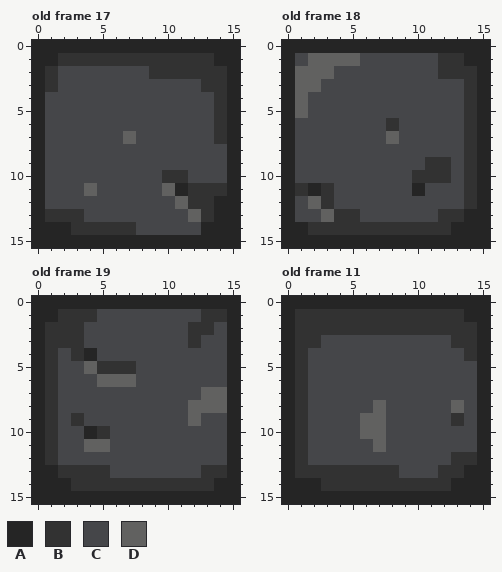
One commit to this pixel-art file: Aseprite/GroundTiles/Tileset_Dungeon.aseprite. That is the earlier state.
16x16 pixels, 20 frames. Shown: old frame 17, old frame 18, old frame 19, old frame 11. The commit also changed other frames, which this record leaves out.
Palette (. is transparent): A #252525  B #323232  C #454649  D #616160
Pixels before, old frame 17, first column x 0:
 0 AAAAAAAAAAAAAAAA
 1 AABBBBBBBBBBBBAA
 2 ABCCCCCCCBBBBBBA
 3 ABCCCCCCCCCCCBBA
 4 ACCCCCCCCCCCCCBA
 5 ACCCCCCCCCCCCCBA
 6 ACCCCCCCCCCCCCBA
 7 ACCCCCCDCCCCCCBA
 8 ACCCCCCCCCCCCCCA
 9 ACCCCCCCCCCCCCCA
10 ACCCCCCCCCBBCCCA
11 ACCCDCCCCCDABBBA
12 ACCCCCCCCCCDBBAA
13 ABBBCCCCCCCCDBAA
14 AAABBBBBCCCCCAAA
15 AAAAAAAAAAAAAAAA
Pixels before, old frame 18, first column x 0:
 0 AAAAAAAAAAAAAAAA
 1 ACDDDDCCCCCCBBAA
 2 ADDDCCCCCCCCBBBA
 3 ADDCCCCCCCCCCCBA
 4 ADCCCCCCCCCCCCBA
 5 ADCCCCCCCCCCCCBA
 6 ACCCCCCCBCCCCCBA
 7 ACCCCCCCDCCCCCBA
 8 ACCCCCCCCCCCCCBA
 9 ACCCCCCCCCCBBCBA
10 ACCCCCCCCCBBBCBA
11 ABABCCCCCCACCCBA
12 ACDBCCCCCCCCCCBA
13 ACCDBBCCCCCCBBAA
14 AABBBBBBBBBBBAAA
15 AAAAAAAAAAAAAAAA
Pixels before, old frame 19, first column x 0:
 0 AAAAAAAAAAAAAAAA
 1 AABBBCCCCCCCCBBA
 2 ABBBCCCCCCCCBBCA
 3 ABBBCCCCCCCCBCCA
 4 ABCBACCCCCCCCCCA
 5 ABCCDBBBCCCCCCCA
 6 ABCCCDDDCCCCCCCA
 7 ABCCCCCCCCCCCDDA
 8 ABCCCCCCCCCCDDDA
 9 ABCBCCCCCCCCDCCA
10 ABCCABCCCCCCCCCA
11 ABCCDDCCCCCCCCCA
12 ABCCCCCCCCCCCCCA
13 AABBBBCCCCCCCBBA
14 AAABBBBBBBBBBBAA
15 AAAAAAAAAAAAAAAA
Pixels before, old frame 11, first column x 0:
 0 AAAAAAAAAAAAAAAA
 1 ABBBBBBBBBBBBBAA
 2 ABBBBBBBBBBBBBBA
 3 ABBCCCCCCCCCCBBA
 4 ABCCCCCCCCCCCCBA
 5 ABCCCCCCCCCCCCCA
 6 ABCCCCCCCCCCCCCA
 7 ABCCCCCCCCCCCCCA
 8 ABCCCCCDCCCCCDCA
 9 ABCCCCDDCCCCCBCA
10 ABCCCCDDCCCCCCCA
11 ABCCCCCDCCCCCCCA
12 ABCCCCCCCCCCCBBA
13 ABBBBBBBBCCCBBAA
14 AAABBBBBBBBBBAAA
15 AAAAAAAAAAAAAAAA
And afterwards:
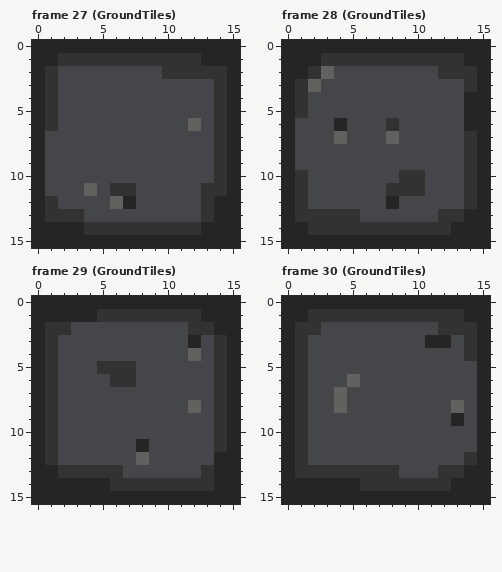
A new or re-ordered frame is compared with the old frame closest to it.
Commit message: Created walltiles for the dungeon tileset
What changed:
frames 20 -> 33
Changed rows in their new state; - is an unchanged pixel.
Frame 27 (GroundTiles) is new; against old frame 17:
first column x 1:
 1 ------------A-
 2 --------C-----
 3 ------------C-
 4 B-------------
 5 B-------------
 6 B----------D--
 7 ------C-------
 8 -------------B
 9 -------------B
10 ---------CC--B
11 -----BB--CCC--
12 B----DA---CC--
13 -----------C--
14 --A----BBBBB--
Frame 28 (GroundTiles) is new; against old frame 18:
first column x 1:
 1 AABBBBBBBBB---
 2 AB------------
 3 B-------------
 4 B------------A
 5 B------------A
 6 ---A---------A
 7 ---D----------
 9 ----------CC--
10 B-------B-CC--
11 -CC----BBB----
12 BCC----A------
13 BBB-----------
Frame 29 (GroundTiles) is new; against old frame 19:
first column x 2:
 1 AAABBBBBBBBAA
 2 -C----------A
 3 CC--------A-B
 4 -CC-------D-B
 5 --C---------B
 6 ---CBB------B
 7 -----------CB
 8 -----------CB
 9 -C--------C-B
10 --CC--------B
11 --CC--A-----B
12 ------D-----A
13 ----B-------A
14 -AAA---------
Frame 30 (GroundTiles) is new; against old frame 11:
first column x 1:
 1 A------------
 2 --CCCCCCCCC--
 3 -C--------AAC
 6 ----D--------
 7 ---D---------
 8 ---D--C------
 9 -----CC-----A
10 -----CC------
11 ------C------
12 ------------C
14 --AAA--------
